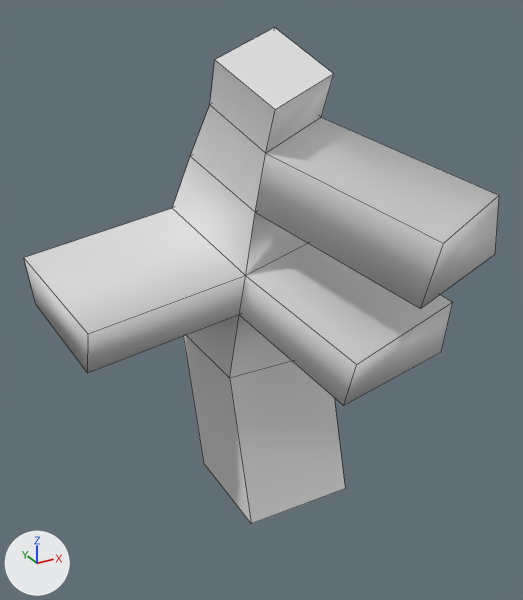
Renders of the Blender file Model.blend from each side of a commit.
Both versions are drawn from a camera (50 mm lens) standing at (-5.72, -9.96, 7.74) and looking at (-0.85, -1.1, 3.31). Arrows for +X, +Y and +Z are at lower left; the lights stay in place. Mesh edges are drawn as thin lines.
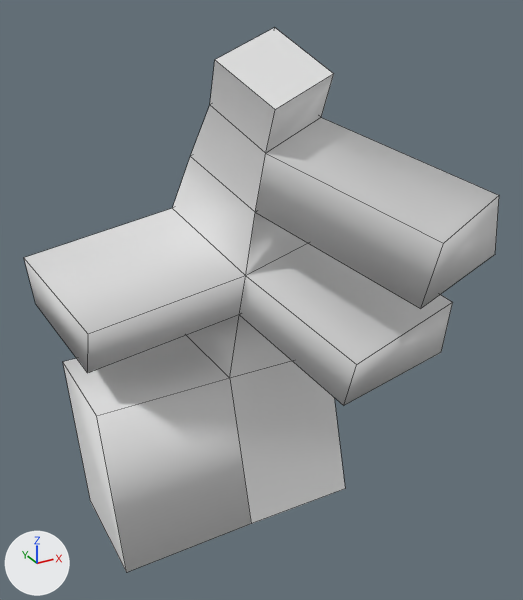
Commit message: Ginder Commit

The edits, one by one:
me_cube has 40 vertices, 38 faces and spans x -3.8..1.51, y -3.91..1.76, z -1.0..7.13.
me_cube is used by ob_cube; location (0.0, 0.0, 0.0).
Verts and faces of me_cube; kept vertices keep their numbers, new ones are numbered from 40.
Before the commit, vertices of me_cube: 4 (-1.05, 1.66, 1.62), 5 (-1.0, 1.0, -1.0) at pixel (203, 463), 6 (-1.05, -0.34, 1.62) at pixel (229, 378), 7 (-1.0, -1.0, -1.0) at pixel (251, 523).
Part 1, on me_cube:
Faces deleted: (4, 5, 7, 6).
New vertices 40 to 43 stand at vertices 4 to 7, in that order, plus (-2.29, 0.0, -0.04).
New faces: (5, 7, 43, 41), (40, 41, 43, 42), (4, 40, 42, 6), (4, 5, 41, 40), (6, 42, 43, 7).

Boxes (x1, y1, x2, y2) around the edits, measured in the pictures (523 x 600 px):
'Cube', reshaped (10% taller): before (24, 28, 499, 524); after (24, 28, 499, 572)
part 1 of me_cube, built on: before (183, 335, 251, 523); after (63, 335, 251, 572)
